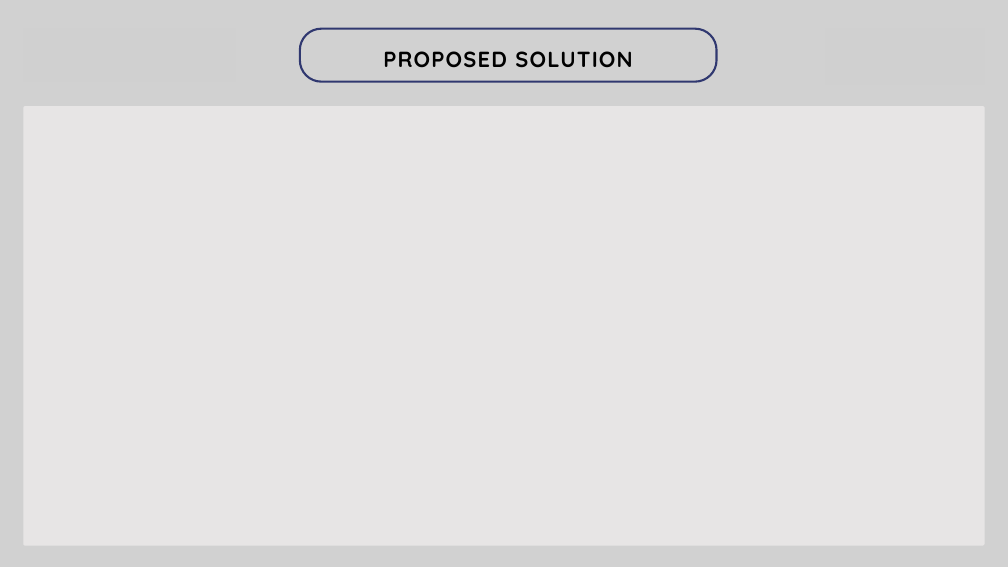
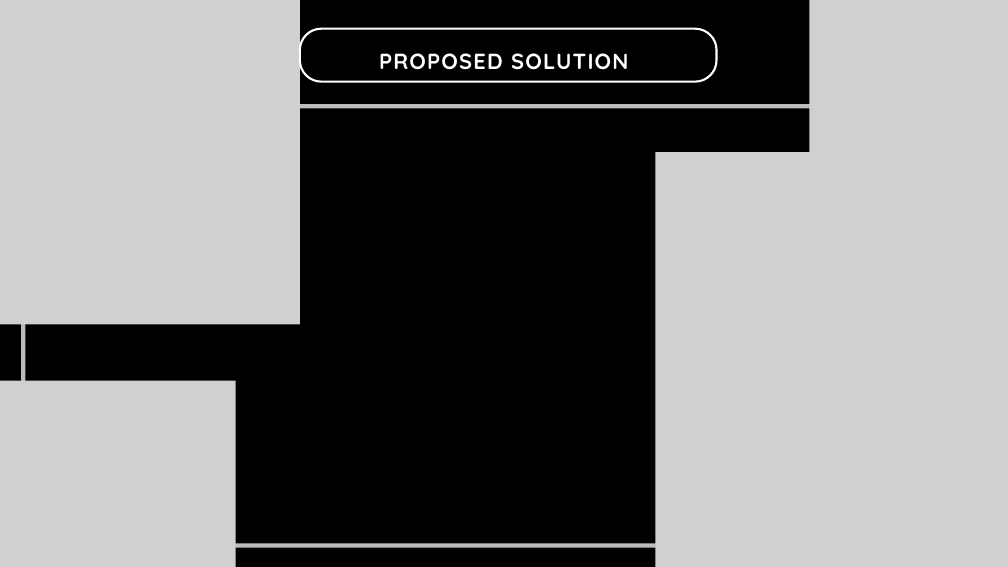
Before and after one commit to GTR-R34-Skyline/DSC_BP26, a slide deck: slide 3 of public/Copy of PPT Template_1.pptx. Drawn at 1008x567 pixels with LibreOffice and Linux fonts; fonts in the diff are those of the drawing; grey boxes stand for pictures. Boxes give left, top, right and bottom in pixels: in the first picture for what was removed or moved away, otherwise in the second. Text is boxed around its words. In the diff, an @@ line names an element or a change of style, - is before the commit and + after.

```diff
--- a/public/Copy of PPT Template_1.pptx
+++ b/public/Copy of PPT Template_1.pptx
@@ background #D1D1D1 to #000000 @@
@@ picture added at (0, 0, 300, 324) @@
@@ freeform shape at (300, 29, 717, 82): outline #303870 3 pt to #FFFFFF 3 pt @@
@@ picture added at (809, 0, 1008, 207) @@
@@ text "PROPOSED SOLUTION" at (379, 53, 628, 70): text colour #000000 to #FFFFFF @@
@@ freeform shape at (23, 106, 984, 546): fill #E7E5E5 to none; outline none to #D1D1D1 6 pt; outline redrawn @@
@@ picture added at (655, 152, 1008, 567) @@
@@ picture added at (0, 381, 235, 567) @@
```
Also in this commit, not shown: 4 other slides changed, 1 slide added, 1 slide removed, 12 other files.
